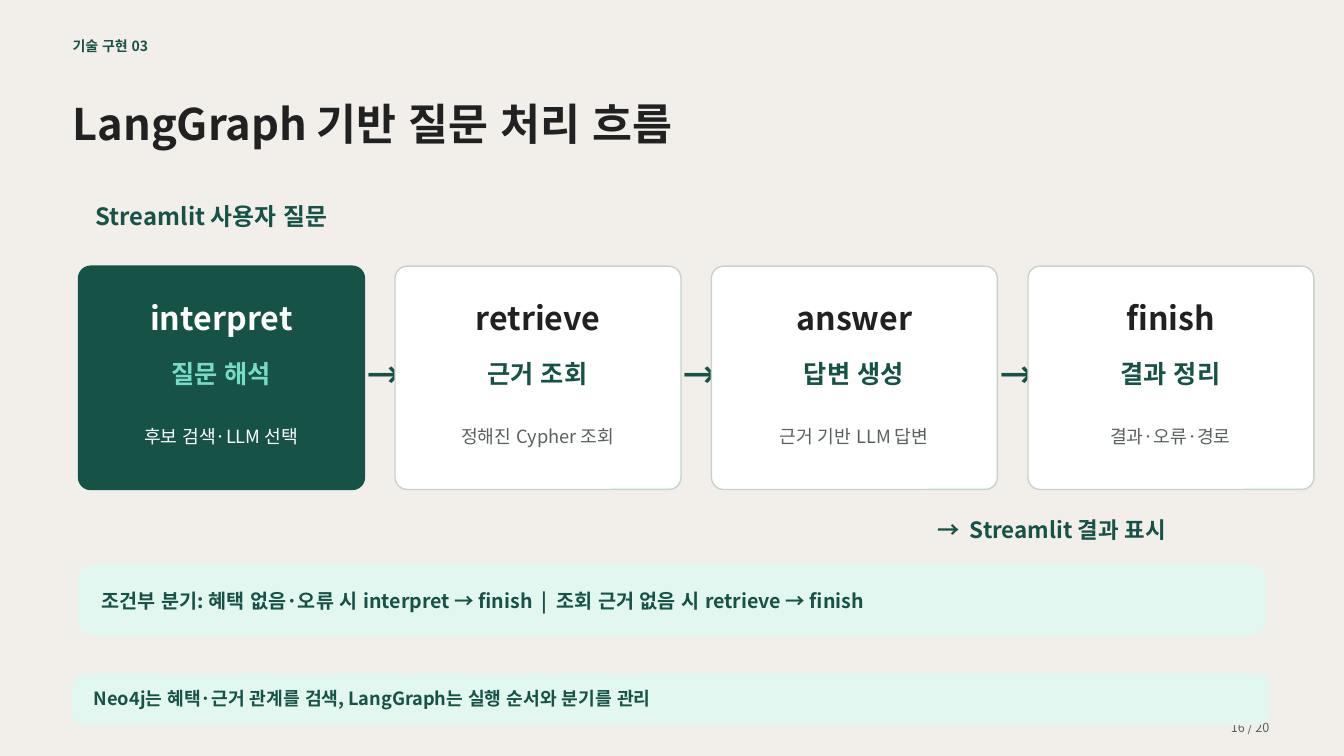
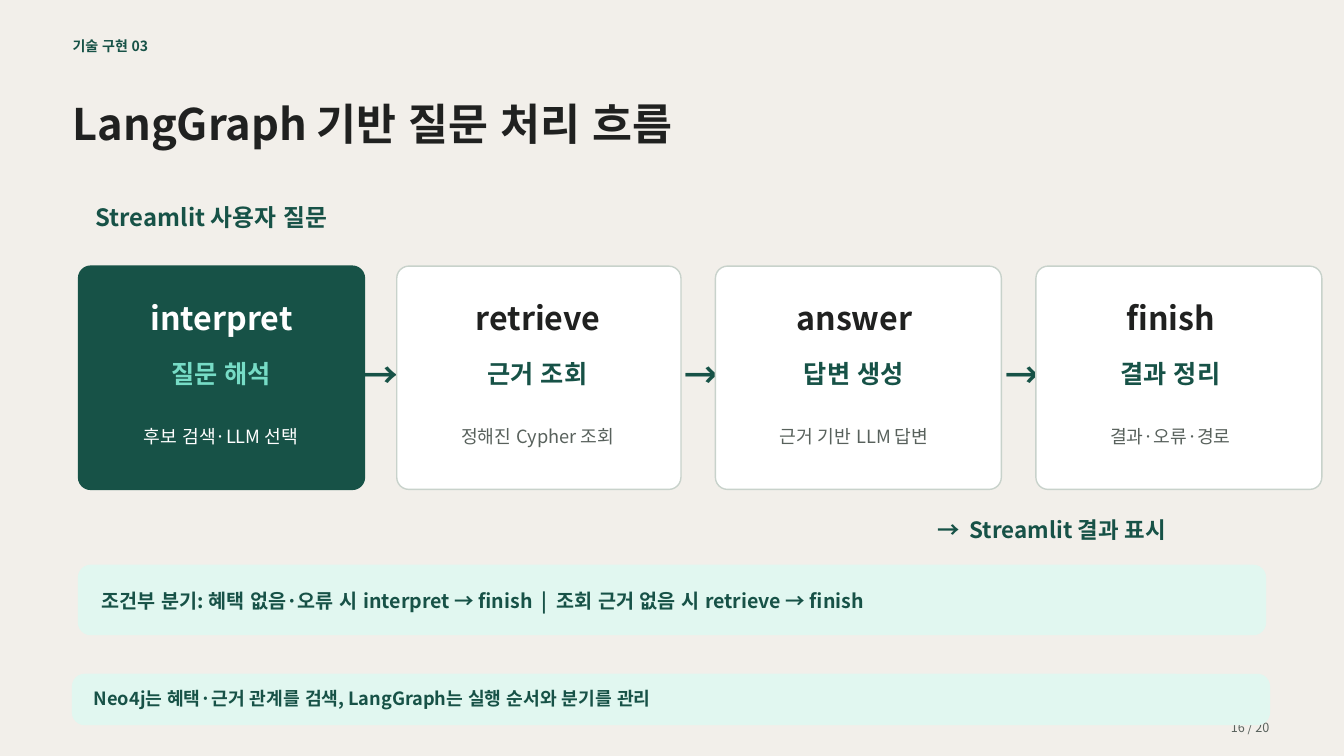
Before and after one commit to encore-ai-campus/mle-02-p2-team3, a slide deck: slide 16 of src/card_benefit/docs/presentation/카드혜택_GraphRAG_최종_20장_검색과근거조회설명추가.pptx. Drawn at 1344x756 pixels with LibreOffice and Linux fonts; fonts in the diff are those of the drawing. Boxes give left, top, right and bottom in pixels: in the first picture for what was removed or moved away, otherwise in the second. Text is boxed around its words. In the diff, an @@ line names an element or a change of style, - is before the commit and + after.

```diff
--- a/src/card_benefit/docs/presentation/카드혜택_GraphRAG_최종_20장_검색과근거조회설명추가.pptx
+++ b/src/card_benefit/docs/presentation/카드혜택_GraphRAG_최종_20장_검색과근거조회설명추가.pptx
@@ rounded rectangle: place and size @@
-rounded rectangle at <box>711,266,997,490</box>
+rounded rectangle at <box>715,266,1001,489</box>
@@ rounded rectangle: place and size @@
-rounded rectangle at <box>1028,266,1314,490</box>
+rounded rectangle at <box>1036,266,1322,489</box>
@@ text "→" rewrapped from <box>364,356,406,394</box> to <box>364,356,397,393</box> @@
@@ text "→" rewrapped from <box>680,356,722,394</box> to <box>684,356,715,393</box> @@
@@ text "→" rewrapped from <box>996,356,1039,394</box> to <box>1004,356,1035,393</box> @@
```
Also in this commit, not shown: 2 other slides changed.
